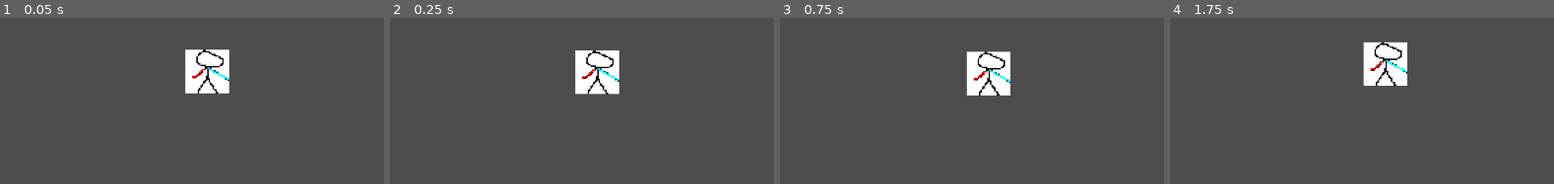
Above: before the commit, frames 1-4 (left to right).
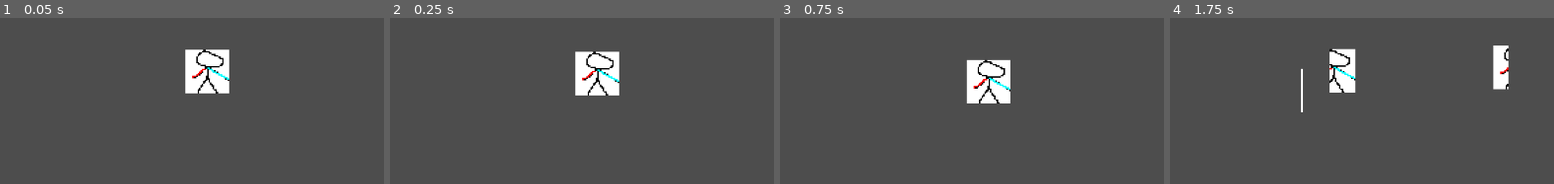
Above: after the commit, the same moments.

Repository: f-word-theta/untitled-portal-game
Game: Godot game, scene res://main.tscn
The game is run twice, just before and just after one commit, with the same random seed, the same clock (stepped at 60 frames per second) and the same inputs.
Inputs (mouse positions are in pixels of both pictures, inside the frame that each line leads up to):
- Up to frame 1 (0.05 s): no input
- Up to frame 2 (0.25 s): no input
- Up to frame 3 (0.75 s): move the mouse to (1160, 49) at 0.52 s; hold D (right) from 0.53 s (still down); click (1160, 49) at 0.6 s
- Up to frame 4 (1.75 s): keep holding D (right); tap Space (jump) at 0.77, 1.52 s; right-click (1550, 49) at 0.8 s; move the mouse to (1219, 94) at 1.27 s; right-click (1219, 94) at 1.35 s; click (1219, 94) at 1.55 s

Frame 1 is identical in both runs. In frame 2, 0.9% of the frame differs, in the area x 48-60%, y 19-47%; in frame 3, 2.1%; in frame 4, 6.0%, in the area x 34-89%, y 14-57%.

Commit message:
added a few essential things; added basic rift placer; unnamed change is the renaming from portal to rift; added some system manager singleton bs

Diff:
--- a/components/rift_component.gd
+++ b/components/rift_component.gd
@@ -6,7 +6,6 @@
 
 @export var area: Area2D
 @export var special_sprite_group: CanvasGroup
-@export var mask: Sprite2D
 
 @export var enabled: bool = true
 
@@ -62,18 +61,16 @@
 		for sprite_owner in projected_sprites:
 			if sprite_owner == traveller.name:
 				for projected_sprite in projected_sprites[sprite_owner]:
+					var rounded_rotation_degrees: float = round(destination_rift.global_rotation_degrees)
+					var rift_is_flipped: bool = (rounded_rotation_degrees >= -180.0 and rounded_rotation_degrees <= -90.0) or (rounded_rotation_degrees <= 180.0 and rounded_rotation_degrees >= 90.0)
 
 					for original_sprite in _special_sprite_group.get_children():
 						if original_sprite == mask_sprite:
 							continue
 
 						if original_sprite.name == projected_sprite.name:
-							projected_sprite.rotation = original_sprite.rotation - area.rotation
-							last_relative_rotation = projected_sprite.rotation
-
-					# flip sprite when rotation is in a certain way
-					var rounded_rotation_degrees: float = round(destination_rift.global_rotation_degrees)
-					var rift_is_flipped: bool = (rounded_rotation_degrees >= -180.0 and rounded_rotation_degrees <= -90.0) or (rounded_rotation_degrees <= 180.0 and rounded_rotation_degrees >= 90.0)
+							#last_relative_rotation = projected_sprite.rotation
+							projected_sprite.global_rotation = original_sprite.global_rotation - area.global_rotation - deg_to_rad(180)
 
 					projected_sprite.flip_v = rift_is_flipped
 					projected_sprite.flip_h = rift_is_flipped
@@ -116,7 +113,12 @@
 	handle_rift_teleportation(delta)
 
 func _on_rift_entered(traveller: Node2D) -> void:
+	traveller.set_collision_mask_value(ENVIRONMENT_COLLISION_MASK_VALUE, false)
+
 	if not (traveller.has_node("SpecialSpriteGroup") and traveller.get_node("SpecialSpriteGroup") is CanvasGroup):
+		return
+
+	if destination_rift == null:
 		return
 
 	var _special_sprite_group: CanvasGroup = traveller.get_node("SpecialSpriteGroup")
@@ -129,10 +131,14 @@
 		duplicate_sprite(sprite, traveller)
 
 	current_travellers.append(traveller)
-	traveller.set_collision_mask_value(ENVIRONMENT_COLLISION_MASK_VALUE, false)
 
 func _on_rift_exited(traveller: Node2D) -> void:
+	traveller.set_collision_mask_value(ENVIRONMENT_COLLISION_MASK_VALUE, true)
+
 	if not (traveller.has_node("SpecialSpriteGroup") and traveller.get_node("SpecialSpriteGroup") is CanvasGroup):
+		return
+
+	if destination_rift == null:
 		return
 
 	var _special_sprite_group: CanvasGroup = traveller.get_node("SpecialSpriteGroup")
@@ -143,9 +149,7 @@
 
 	for sprite_owner in projected_sprites:
 		if sprite_owner == traveller.name:
-			for sprite in projected_sprites[sprite_owner]:
-				sprite.queue_free()
+			for projected_sprite in projected_sprites[sprite_owner]:
+				projected_sprite.queue_free()
 
 	current_travellers.erase(traveller)
-
-	traveller.set_collision_mask_value(ENVIRONMENT_COLLISION_MASK_VALUE, true)
--- /dev/null
+++ b/components/rift_placer_component.gd
@@ -0,0 +1,10 @@
+class_name RiftPlacerComponent
+extends Node
+
+# EXPORTS
+
+@export var camera: Camera2D
+@export var rift_placement_direction: RayCast2D
+
+func _process(_delta):
+    rift_placement_direction.global_rotation = atan2(camera.get_local_mouse_position().y, camera.get_local_mouse_position().x)
--- /dev/null
+++ b/components/rift_placer_component.tscn
@@ -0,0 +1,6 @@
+[gd_scene load_steps=2 format=3 uid="uid://kl48dwiaaw3"]
+
+[ext_resource type="Script" path="res://components/rift_placer_component.gd" id="1_t8xsu"]
+
+[node name="RiftPlacerComponent" type="Node"]
+script = ExtResource("1_t8xsu")
--- a/components/velocity_component.gd
+++ b/components/velocity_component.gd
@@ -2,12 +2,12 @@
 extends Node
 
 const GRAVITY_ENABLED: bool = true
-const GRAVITY: float = 120.0 / 5
+const GRAVITY: float = 120.0
 
 const SPEED_MULTIPLIER: float = 100.0
 const TERMINAL_SPEED: float = 1000.0 / 6
 
-const GROUND_ACCELERATION_FACTOR: float = 10.0
+const GROUND_ACCELERATION_FACTOR: float = 13.0
 const AIR_ACCELERATION_FACTOR: float = 0.9
 
 @onready var character_body: CharacterBody2D = get_parent()
@@ -21,6 +21,7 @@
 func _physics_process(delta: float) -> void:
 	handle_input(delta)
 	handle_movement(delta)
+
 
 func handle_input(_delta) -> void:
 	input_vector = Input.get_vector("left", "right", "up", "down")
--- a/entities/base_rift.tscn
+++ b/entities/base_rift.tscn
@@ -1,8 +1,8 @@
-[gd_scene load_steps=7 format=3 uid="uid://dyg348boebyg7"]
+[gd_scene load_steps=6 format=3 uid="uid://dyg348boebyg7"]
 
 [ext_resource type="Script" path="res://entities/base_rift.gd" id="1_en717"]
-[ext_resource type="Texture2D" uid="uid://drg2kkkrnxtc0" path="res://assets/programmer_art/pixel.png" id="2_bw3gt"]
 [ext_resource type="PackedScene" uid="uid://bakea65ls7u2a" path="res://components/rift_component.tscn" id="2_fnorp"]
+[ext_resource type="PackedScene" uid="uid://bp8ne34es2trx" path="res://misc/special_sprite_group.tscn" id="3_v1ch0"]
 
 [sub_resource type="RectangleShape2D" id="RectangleShape2D_8uvpj"]
 size = Vector2(5, 35)
@@ -10,18 +10,14 @@
 [sub_resource type="RectangleShape2D" id="RectangleShape2D_vmyp8"]
 size = Vector2(2.5, 5)
 
-[sub_resource type="CanvasItemMaterial" id="CanvasItemMaterial_axqr4"]
-blend_mode = 2
-
 [node name="BaseRift" type="Area2D"]
 collision_layer = 0
 collision_mask = 2
 script = ExtResource("1_en717")
 
-[node name="RiftComponent" parent="." node_paths=PackedStringArray("area", "special_sprite_group", "mask") instance=ExtResource("2_fnorp")]
+[node name="RiftComponent" parent="." node_paths=PackedStringArray("area", "special_sprite_group") instance=ExtResource("2_fnorp")]
 area = NodePath("..")
 special_sprite_group = NodePath("../SpecialSpriteGroup")
-mask = NodePath("../SpecialSpriteGroup/Mask")
 
 [node name="RiftCollisionShape" type="CollisionShape2D" parent="."]
 shape = SubResource("RectangleShape2D_8uvpj")
@@ -41,14 +37,7 @@
 rotation = -1.5708
 shape = SubResource("RectangleShape2D_vmyp8")
 
-[node name="SpecialSpriteGroup" type="CanvasGroup" parent="."]
-clip_children = 1
-
-[node name="Mask" type="Sprite2D" parent="SpecialSpriteGroup"]
-material = SubResource("CanvasItemMaterial_axqr4")
-scale = Vector2(200, 200)
-texture = ExtResource("2_bw3gt")
-offset = Vector2(-0.5, 0)
+[node name="SpecialSpriteGroup" parent="." instance=ExtResource("3_v1ch0")]
 
 [node name="RiftDirection" type="RayCast2D" parent="."]
 enabled = false
@@ -56,3 +45,5 @@
 
 [connection signal="body_entered" from="." to="RiftComponent" method="_on_rift_entered"]
 [connection signal="body_exited" from="." to="RiftComponent" method="_on_rift_exited"]
+
+[editable path="SpecialSpriteGroup"]
--- a/entities/player_entity.tscn
+++ b/entities/player_entity.tscn
@@ -1,13 +1,14 @@
-[gd_scene load_steps=6 format=3 uid="uid://cilo3y536q3r5"]
+[gd_scene load_steps=7 format=3 uid="uid://cilo3y536q3r5"]
 
 [ext_resource type="Texture2D" uid="uid://de2ir5ntsxab0" path="res://assets/programmer_art/sadadsadsadasdsadad.png" id="2_0fkfj"]
+[ext_resource type="PackedScene" uid="uid://kl48dwiaaw3" path="res://components/rift_placer_component.tscn" id="2_583dw"]
 [ext_resource type="PackedScene" uid="uid://cynxuyi3jtepf" path="res://components/velocity_component.tscn" id="3_0wosf"]
 [ext_resource type="Texture2D" uid="uid://drg2kkkrnxtc0" path="res://assets/programmer_art/pixel.png" id="3_cdve6"]
 
 [sub_resource type="RectangleShape2D" id="RectangleShape2D_gmevb"]
 size = Vector2(32, 32)
 
-[sub_resource type="CanvasItemMaterial" id="CanvasItemMaterial_v3m0s"]
+[sub_resource type="CanvasItemMaterial" id="CanvasItemMaterial_axqr4"]
 blend_mode = 2
 
 [node name="PlayerEntity" type="CharacterBody2D"]
@@ -15,6 +16,10 @@
 collision_mask = 5
 
 [node name="VelocityComponent" parent="." instance=ExtResource("3_0wosf")]
+
+[node name="RiftPlacerComponent" parent="." node_paths=PackedStringArray("camera", "rift_placement_direction") instance=ExtResource("2_583dw")]
+camera = NodePath("../PlayerCamera")
+rift_placement_direction = NodePath("../RiftPlacementDirection")
 
 [node name="PlayerCollisionShape" type="CollisionShape2D" parent="."]
 shape = SubResource("RectangleShape2D_gmevb")
@@ -34,7 +39,10 @@
 
 [node name="Mask" type="Sprite2D" parent="SpecialSpriteGroup"]
 visible = false
-material = SubResource("CanvasItemMaterial_v3m0s")
-scale = Vector2(40, 40)
+material = SubResource("CanvasItemMaterial_axqr4")
+scale = Vector2(200, 200)
 texture = ExtResource("3_cdve6")
 offset = Vector2(-0.5, 0)
+
+[node name="RiftPlacementDirection" type="RayCast2D" parent="."]
+target_position = Vector2(500, 0)
--- a/main.tscn
+++ b/main.tscn
@@ -12,19 +12,21 @@
 position = Vector2(245, 406)
 
 [node name="CyanPortal" parent="." instance=ExtResource("3_n3m07")]
-position = Vector2(245, 452.5)
-rotation = -1.5708
+position = Vector2(186, 452.5)
 
 [node name="RiftComponent" parent="CyanPortal" index="0" node_paths=PackedStringArray("destination_rift")]
 destination_rift = NodePath("../../PinkPortal")
 
 [node name="PinkPortal" parent="." instance=ExtResource("3_n3m07")]
-position = Vector2(377, 452.5)
-rotation = -1.5708
+position = Vector2(318, 452.5)
+rotation = -3.14159
 scale = Vector2(1, 0.996416)
 
 [node name="RiftComponent" parent="PinkPortal" index="0" node_paths=PackedStringArray("destination_rift")]
 destination_rift = NodePath("../../CyanPortal")
+
+[node name="RiftCollisionShape" parent="PinkPortal" index="1"]
+debug_color = Color(0.996078, 0.847059, 0.996078, 0.145098)
 
 [node name="StaticBody2D" type="StaticBody2D" parent="."]
 position = Vector2(76, 480)
@@ -35,4 +37,6 @@
 [node name="DebugUI" type="CanvasLayer" parent="."]
 
 [editable path="CyanPortal"]
+[editable path="CyanPortal/SpecialSpriteGroup"]
 [editable path="PinkPortal"]
+[editable path="PinkPortal/SpecialSpriteGroup"]
--- /dev/null
+++ b/misc/special_sprite_group.tscn
@@ -0,0 +1,15 @@
+[gd_scene load_steps=3 format=3 uid="uid://bp8ne34es2trx"]
+
+[ext_resource type="Texture2D" uid="uid://drg2kkkrnxtc0" path="res://assets/programmer_art/pixel.png" id="1_sj2s1"]
+
+[sub_resource type="CanvasItemMaterial" id="CanvasItemMaterial_axqr4"]
+blend_mode = 2
+
+[node name="SpecialSpriteGroup" type="CanvasGroup"]
+clip_children = 1
+
+[node name="Mask" type="Sprite2D" parent="."]
+material = SubResource("CanvasItemMaterial_axqr4")
+scale = Vector2(200, 200)
+texture = ExtResource("1_sj2s1")
+offset = Vector2(-0.5, 0)
--- a/project.godot
+++ b/project.godot
@@ -15,6 +15,11 @@
 run/main_scene="res://main.tscn"
 config/features=PackedStringArray("4.2", "Forward Plus")
 config/icon="res://icon.svg"
+
+[autoload]
+
+RiftManagementSystem="*res://systems/rift_management_system.gd"
+GameStateSystem="*res://systems/game_state_system.gd"
 
 [editor_plugins]
 
@@ -47,6 +52,16 @@
 "events": [Object(InputEventKey,"resource_local_to_scene":false,"resource_name":"","device":-1,"window_id":0,"alt_pressed":false,"shift_pressed":false,"ctrl_pressed":false,"meta_pressed":false,"pressed":false,"keycode":0,"physical_keycode":32,"key_label":0,"unicode":32,"echo":false,"script":null)
 ]
 }
+primary_fire={
+"deadzone": 0.5,
+"events": [Object(InputEventMouseButton,"resource_local_to_scene":false,"resource_name":"","device":-1,"window_id":0,"alt_pressed":false,"shift_pressed":false,"ctrl_pressed":false,"meta_pressed":false,"button_mask":0,"position":Vector2(0, 0),"global_position":Vector2(0, 0),"factor":1.0,"button_index":1,"canceled":false,"pressed":false,"double_click":false,"script":null)
+]
+}
+secondary_fire={
+"deadzone": 0.5,
+"events": [Object(InputEventMouseButton,"resource_local_to_scene":false,"resource_name":"","device":-1,"window_id":0,"alt_pressed":false,"shift_pressed":false,"ctrl_pressed":false,"meta_pressed":false,"button_mask":0,"position":Vector2(0, 0),"global_position":Vector2(0, 0),"factor":1.0,"button_index":2,"canceled":false,"pressed":false,"double_click":false,"script":null)
+]
+}
 
 [physics]
 
--- /dev/null
+++ b/systems/game_state_system.gd
@@ -0,0 +1,18 @@
+extends Node
+
+enum GameState {
+	NONE,
+	INTRO,
+	MENU,
+	MAIN
+}
+
+var current_state: GameState = GameState.NONE
+var current_scene: Node2D = null
+
+func _ready():
+	var root: Window = get_tree().root
+	current_scene = root.get_child(root.get_child_count() - 1)
+
+	if current_scene.name == "Main":
+		current_state = GameState.MAIN
--- /dev/null
+++ b/systems/rift_management_system.gd
@@ -0,0 +1,45 @@
+extends Node
+
+const RIFT_SCENE: PackedScene = preload("res://entities/base_rift.tscn")
+
+var first_rift: Rift = null
+var second_rift: Rift = null
+
+func _unhandled_input(event: InputEvent):
+	if GameStateSystem.current_state != GameStateSystem.GameState.MAIN:
+		return
+
+	handle_rift_placement(event)
+
+func handle_rift_placement(_event: InputEvent) -> void:
+	if Input.is_action_just_pressed("primary_fire"):
+		if first_rift == null:
+			first_rift = RIFT_SCENE.instantiate()
+			first_rift.name = "FirstRift"
+
+			GameStateSystem.current_scene.add_child(first_rift)
+
+		first_rift.global_position = GameStateSystem.current_scene.get_global_mouse_position()
+
+		if second_rift != null:
+			first_rift.rift_component.destination_rift = second_rift
+			second_rift.rift_component.destination_rift = first_rift
+
+	elif Input.is_action_just_pressed("secondary_fire"):
+		if second_rift == null:
+			second_rift = RIFT_SCENE.instantiate()
+			second_rift.name = "SecondRift"
+			second_rift.rotation_degrees = -180.0
+			second_rift.get_node("RiftCollisionShape").debug_color = Color(1, .847, .996, .145)
+
+			GameStateSystem.current_scene.add_child(second_rift)
+
+		second_rift.global_position = GameStateSystem.current_scene.get_global_mouse_position()
+
+		if first_rift != null:
+			second_rift.rift_component.destination_rift = first_rift
+			first_rift.rift_component.destination_rift = second_rift
+
+func _process(_delta: float) -> void:
+	if GameStateSystem.current_state != GameStateSystem.GameState.MAIN:
+		return
